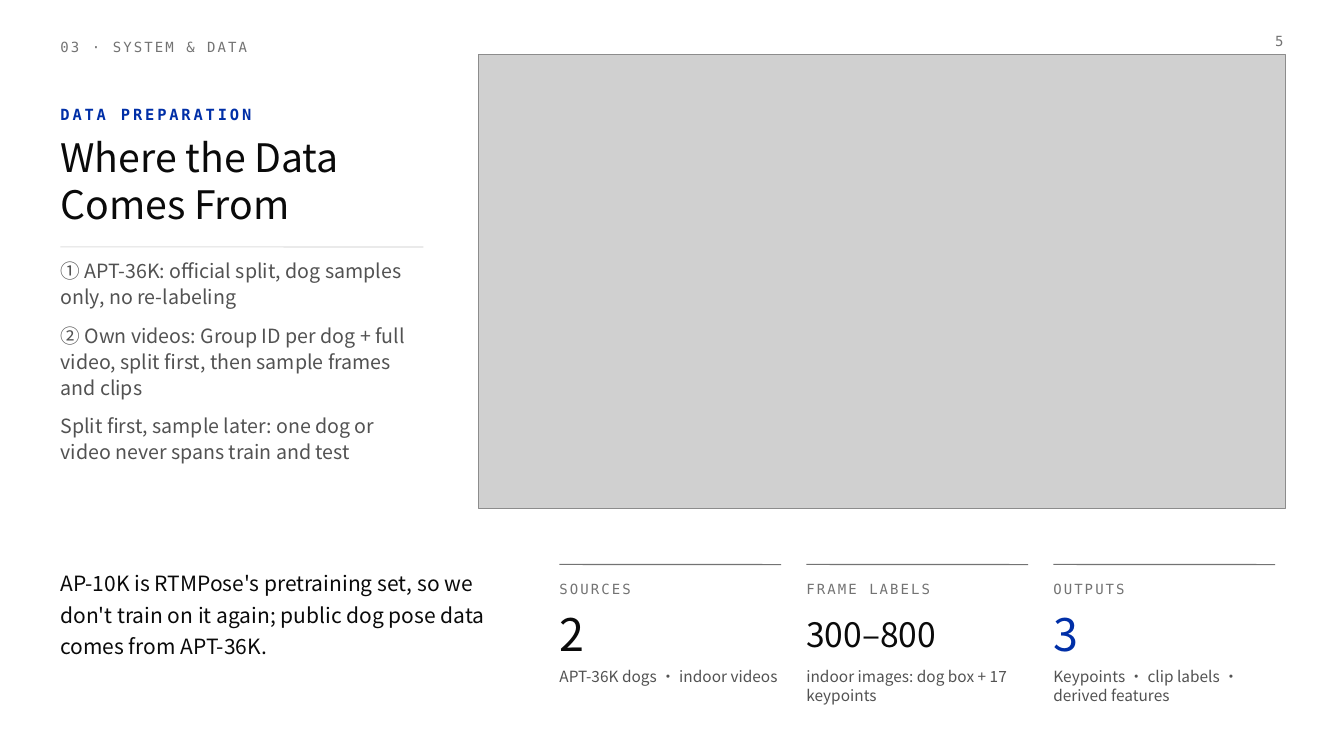
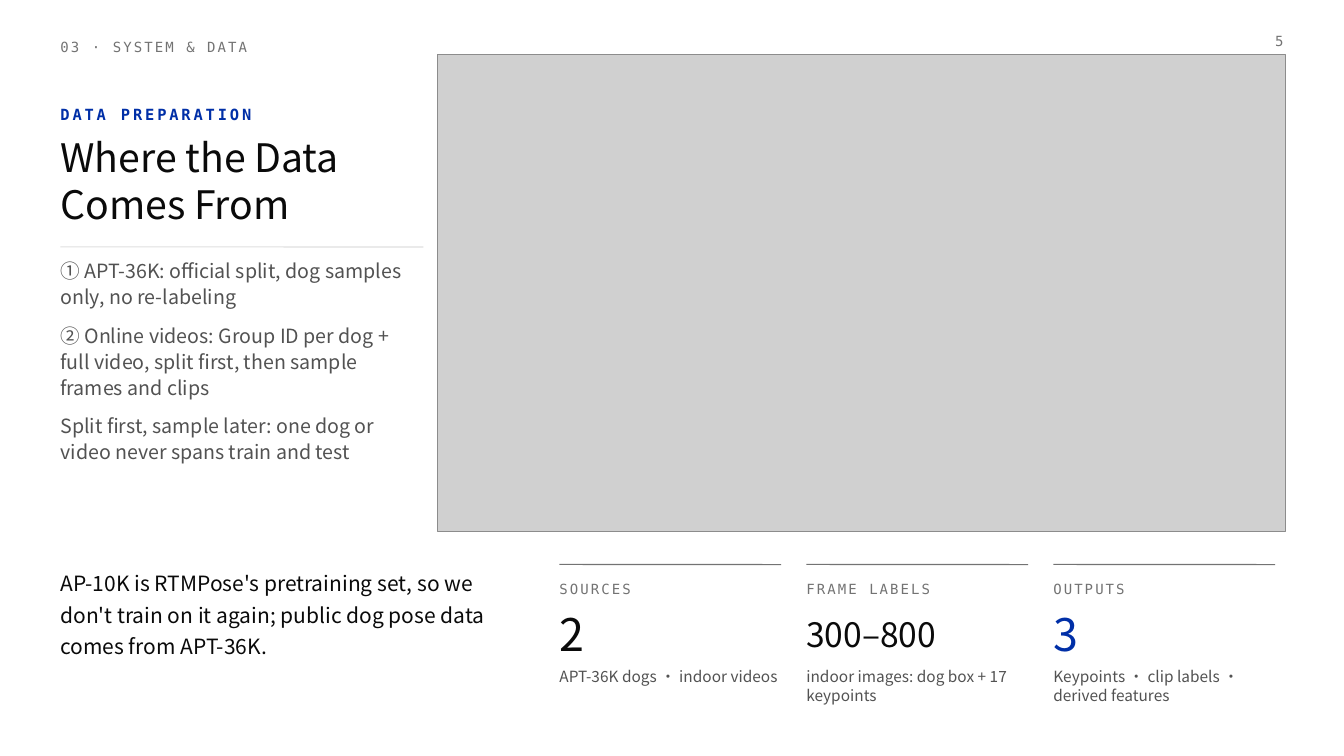
Before and after one commit to ZHAO-1221/PRS, a slide deck: slide 5 of presentation/Group 28.pptx. Drawn at 1344x756 pixels with LibreOffice and Linux fonts; fonts in the diff are those of the drawing; grey boxes stand for pictures. Boxes give left, top, right and bottom in pixels: in the first picture for what was removed or moved away, otherwise in the second. Text is boxed around its words. In the diff, an @@ line names an element or a change of style, - is before the commit and + after.

Commit message:
update slides

```diff
--- a/presentation/Group 28.pptx
+++ b/presentation/Group 28.pptx
@@ picture: place and size @@
-picture at [479, 55, 1286, 509]
+picture at [438, 54, 1286, 531]
@@ text at [60, 326, 374, 400]: text changed @@
-② Own videos: Group ID per dog + full video, split first, then sample frames and clips
+② Online videos: Group ID per dog + full video, split first, then sample frames and clips
```
Also in this commit, not shown: 9 other slides changed, 1 other file.
